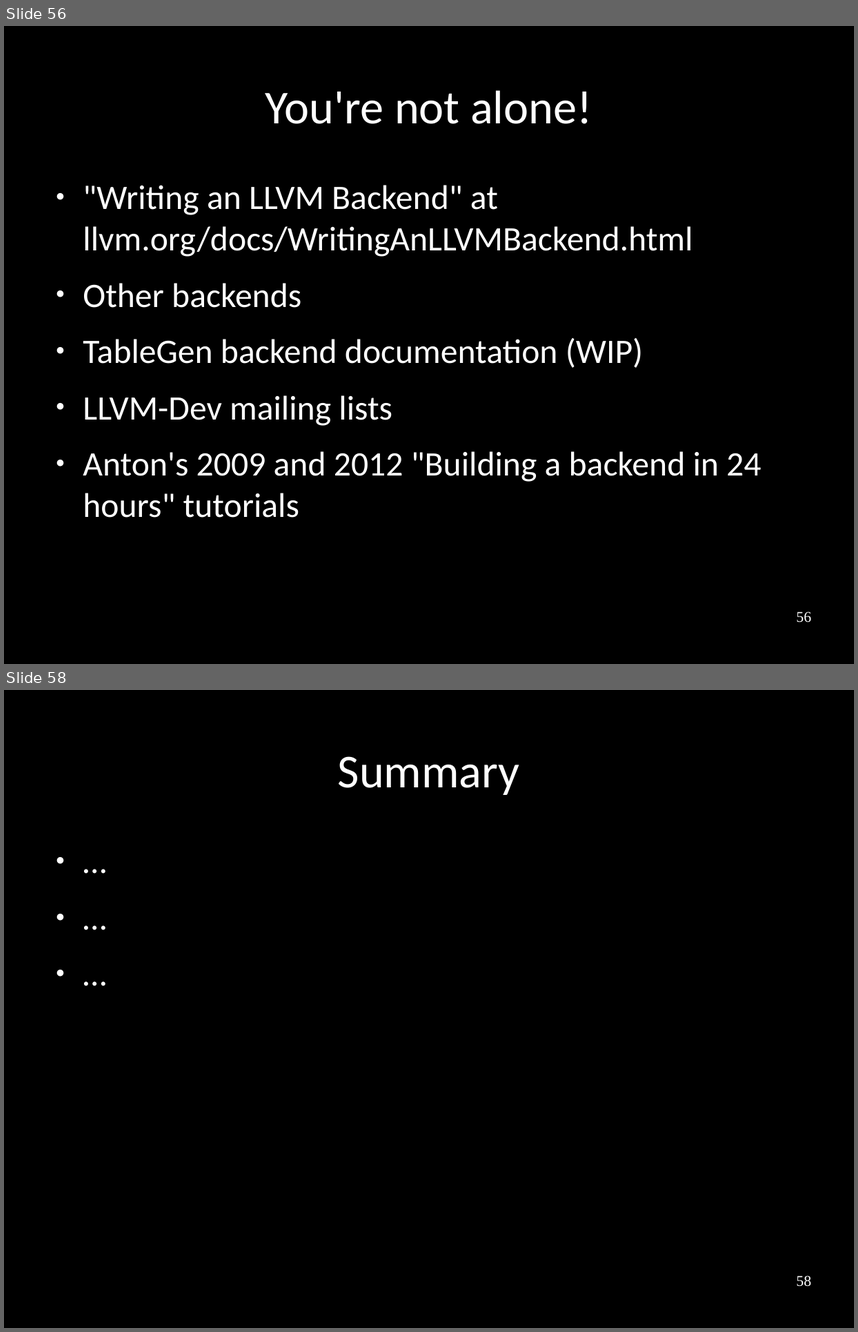
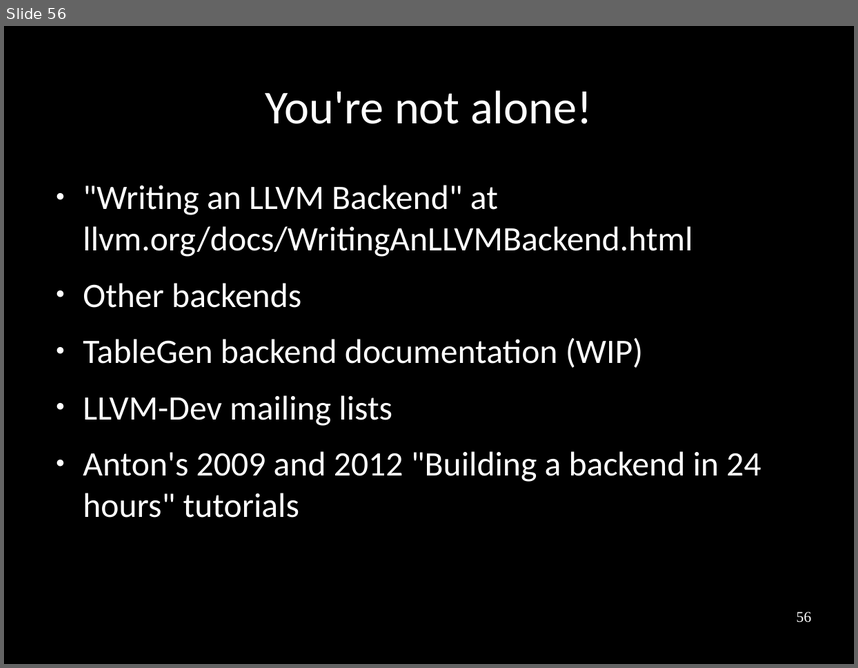
Before and after one commit to frasercrmck/llvm-leg, a slide deck: docs/Codeplay/Slides.odp. Shown one above the other, each under a label of ours: slides 56 and 58 before the commit, slide 56 after it; the slides between them are not shown. The pictures are 858x1332 and 858x668 pixels, drawn with LibreOffice and Linux fonts; fonts in the diff are those of the drawing. Boxes give left, top, right and bottom in pixels: in the first picture for what was removed or moved away, otherwise in the second. Text is boxed around its words. In the diff, an @@ line names an element or a change of style, - is before the commit and + after.

Commit message:
Layout changes and removing empty summary page.

```diff
--- a/docs/Codeplay/Slides.odp
+++ b/docs/Codeplay/Slides.odp
@@ slide 58 removed at <box>4,690,854,1328</box>, background #000000 @@
@@ title removed at <box>338,756,520,795</box> @@
-Summary
@@ text removed at <box>46,839,812,1208</box> @@
-● …
-● …
-● …
@@ page number removed at <box>796,1275,811,1286</box> @@
-58
```
Also in this commit, not shown: 14 slides changed.
